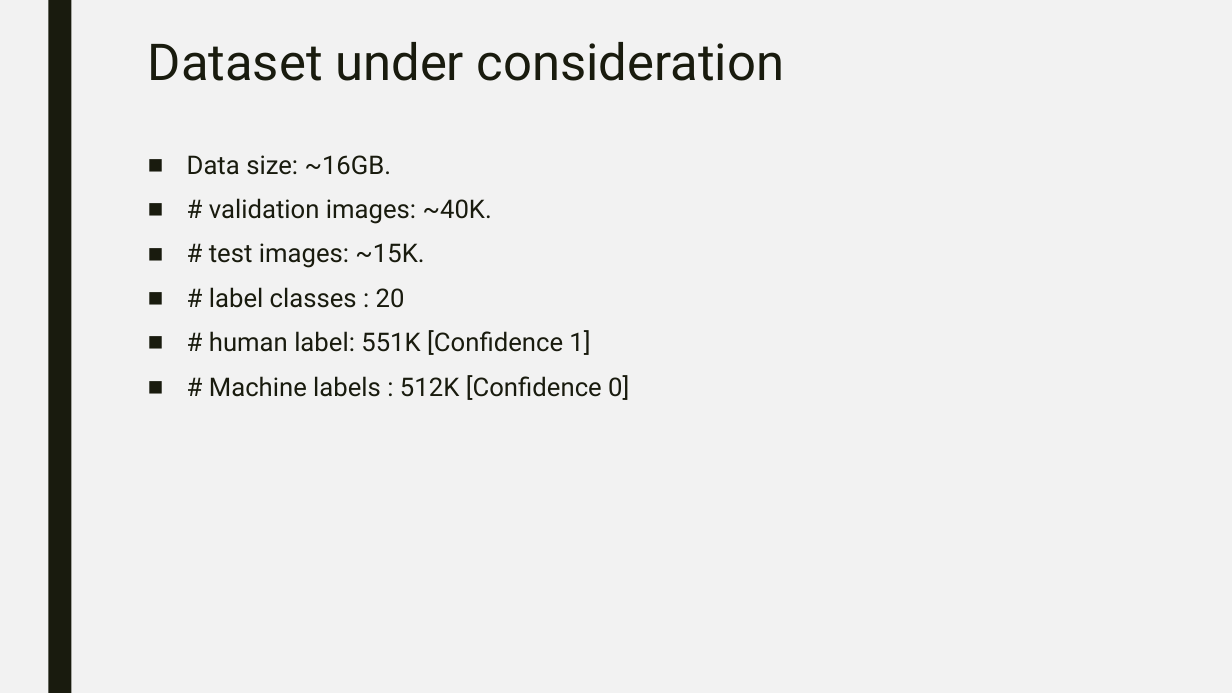
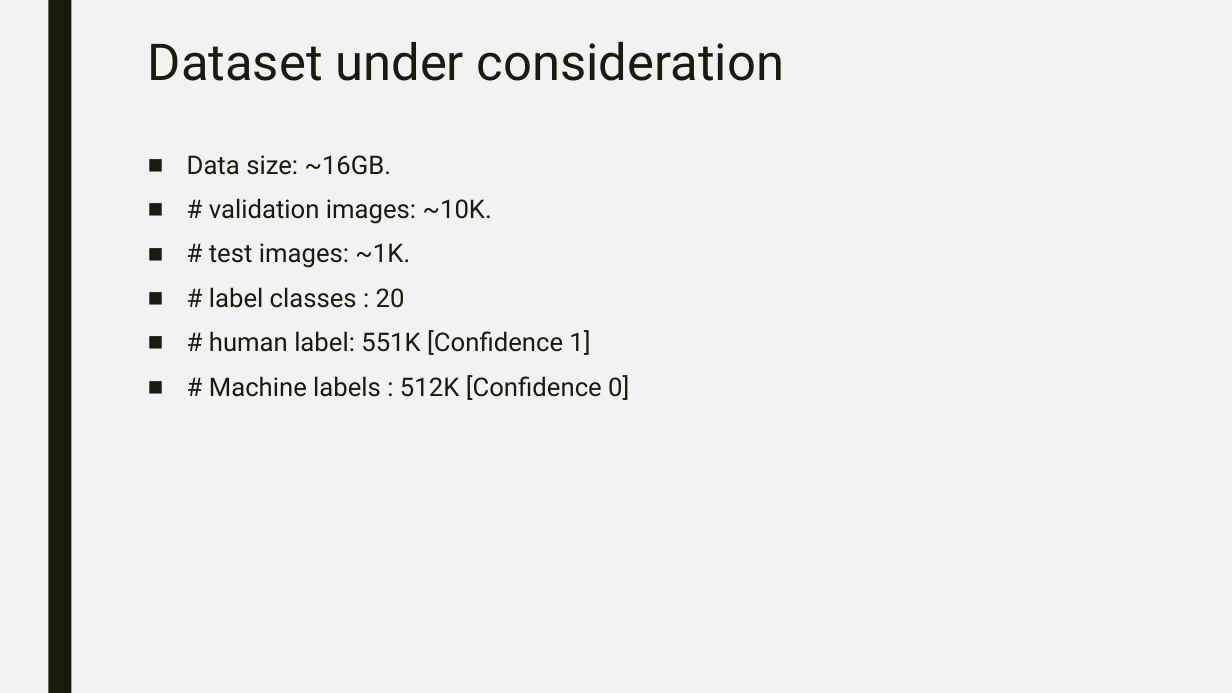
Before and after one commit to aadishjoshi/UniversalOpenImagePredictor, a slide deck: slide 10 of 01 Presentation/UniversalOpenImagePredictor.pptx. Drawn at 1232x693 pixels with LibreOffice and Linux fonts; fonts in the diff are those of the drawing. Boxes give left, top, right and bottom in pixels: in the first picture for what was removed or moved away, otherwise in the second. Text is boxed around its words. In the diff, an @@ line names an element or a change of style, - is before the commit and + after.

Commit message:
Presentation pdf

```diff
--- a/01 Presentation/UniversalOpenImagePredictor.pptx
+++ b/01 Presentation/UniversalOpenImagePredictor.pptx
@@ text at (209,198,492,268): text changed @@
-■ # validation images: ~40K.
-■ # test images: ~15K.
+■ # validation images: ~10K.
+■ # test images: ~1K.
```
Also in this commit, not shown: 3 other slides changed, 2 slides added, 1 other file.
